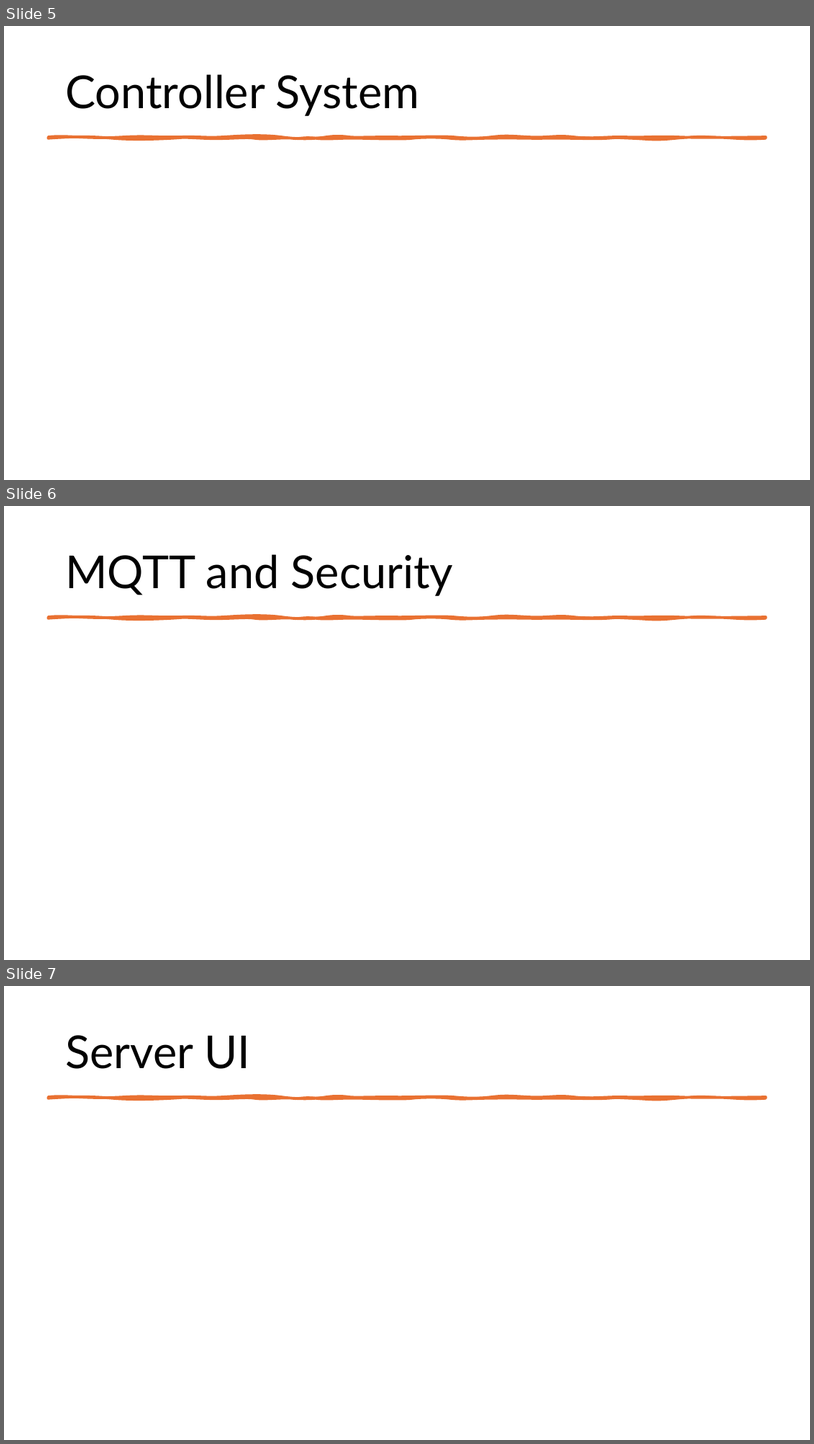
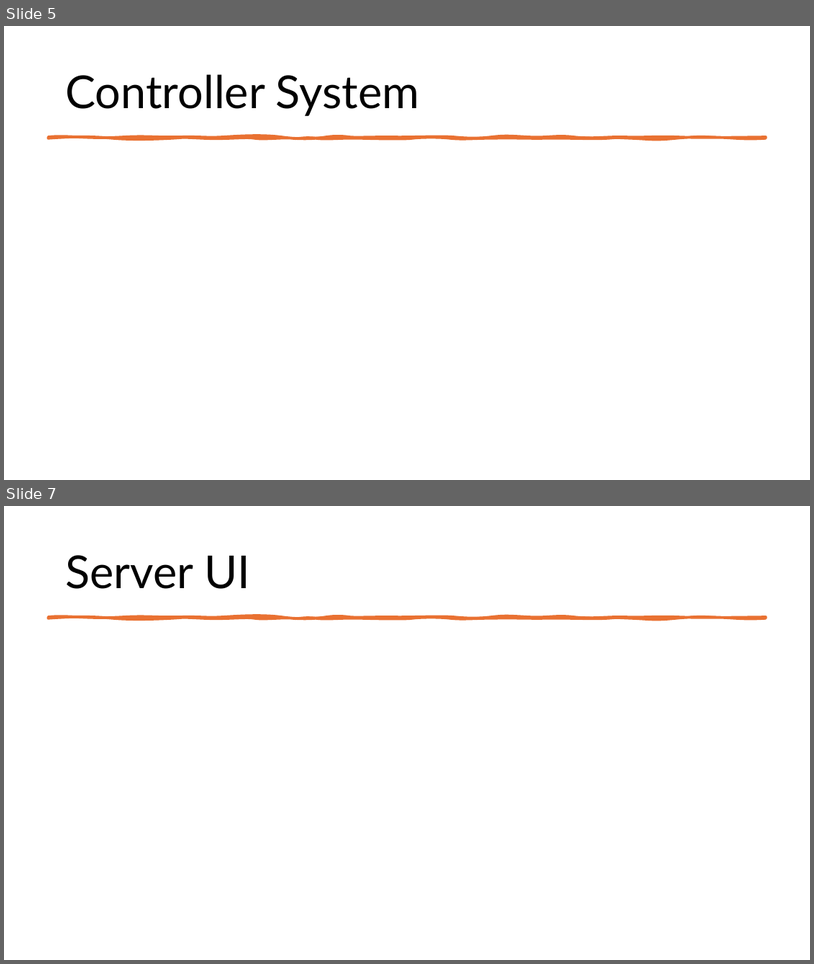
Before and after one commit to RaufPere/RC_CAR_IOT, a slide deck: Documentation/RC_CAR.pptx. Shown one above the other, each under a label of ours: slides 5, 6 and 7 before the commit, slides 5 and 7 after it; the slides between them are not shown. The pictures are 814x1444 and 814x964 pixels, drawn with LibreOffice and Linux fonts; fonts in the diff are those of the drawing. Boxes give left, top, right and bottom in pixels: in the first picture for what was removed or moved away, otherwise in the second. Text is boxed around its words. In the diff, an @@ line names an element or a change of style, - is before the commit and + after.

```diff
--- a/Documentation/RC_CAR.pptx
+++ b/Documentation/RC_CAR.pptx
@@ slide 6 removed at [4,506,810,960], background #FFFFFF @@
@@ title removed at [65,554,453,596] @@
-MQTT and Security
@@ freeform shape removed at [48,617,766,618] @@
```
Also in this commit, not shown: 3 slides added, 1 other slide removed.
